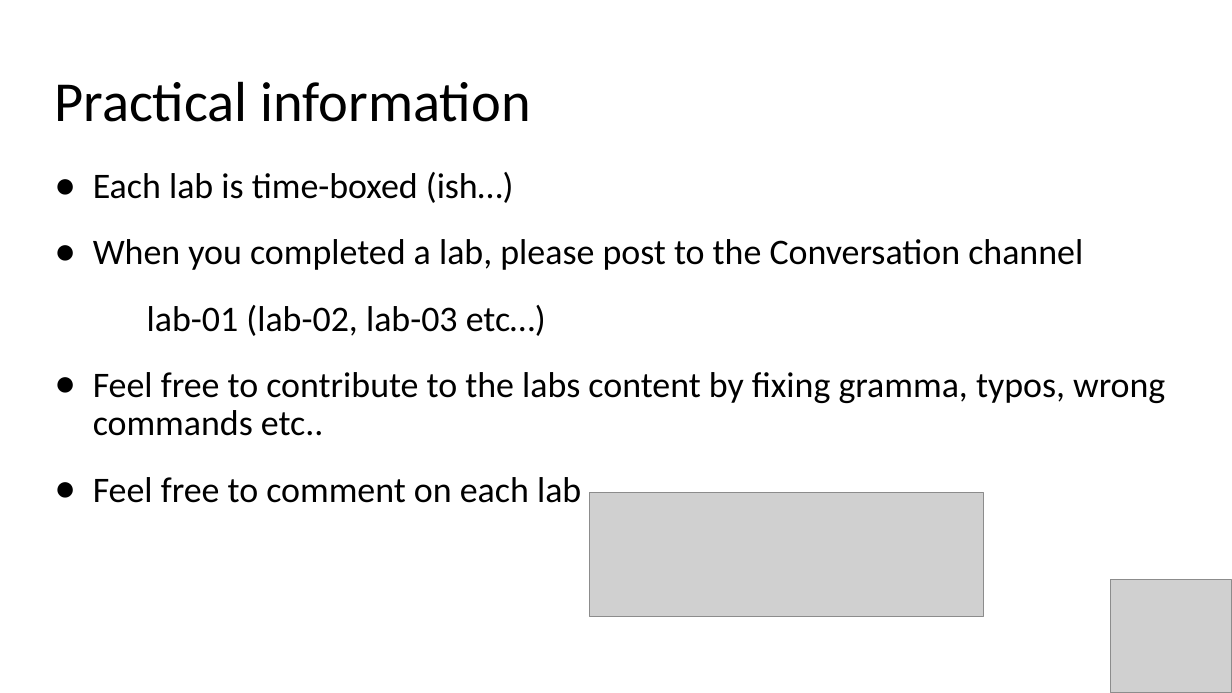
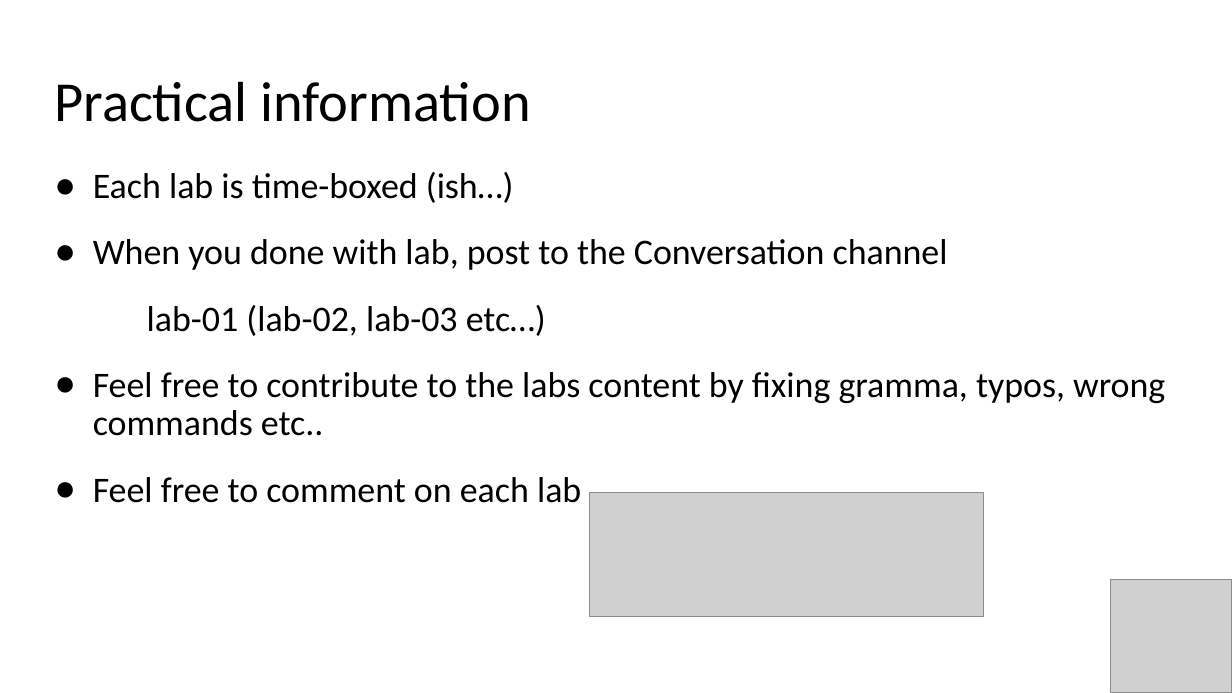
Before and after one commit to evgenyb/aks-workshops, a slide deck: slide 5 of 04-gitops-in-aks-with-flux/slides/GitOps in AKS with Flux.pptx. Drawn at 1232x693 pixels with LibreOffice and Linux fonts; fonts in the diff are those of the drawing; grey boxes stand for pictures. Boxes give left, top, right and bottom in pixels: in the first picture for what was removed or moved away, otherwise in the second. Text is boxed around its words. In the diff, an @@ line names an element or a change of style, - is before the commit and + after.

```diff
--- a/04-gitops-in-aks-with-flux/slides/GitOps in AKS with Flux.pptx
+++ b/04-gitops-in-aks-with-flux/slides/GitOps in AKS with Flux.pptx
@@ text at <box>93,239,948,270</box>: text changed @@
-● When you completed a lab, please post to the Conversation channel
+● When you done with lab, post to the Conversation channel
```
Also in this commit, not shown: 1 other slide changed, 7 slides added, 50 other files.
